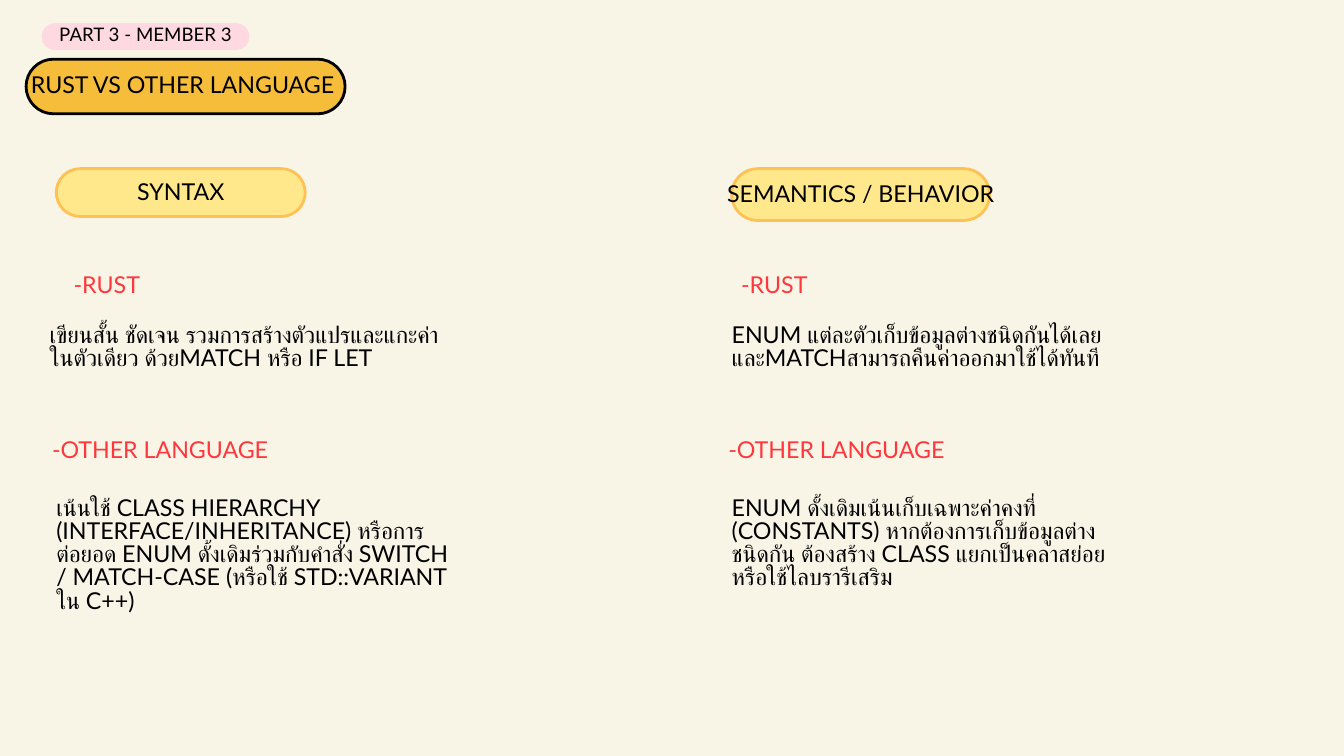
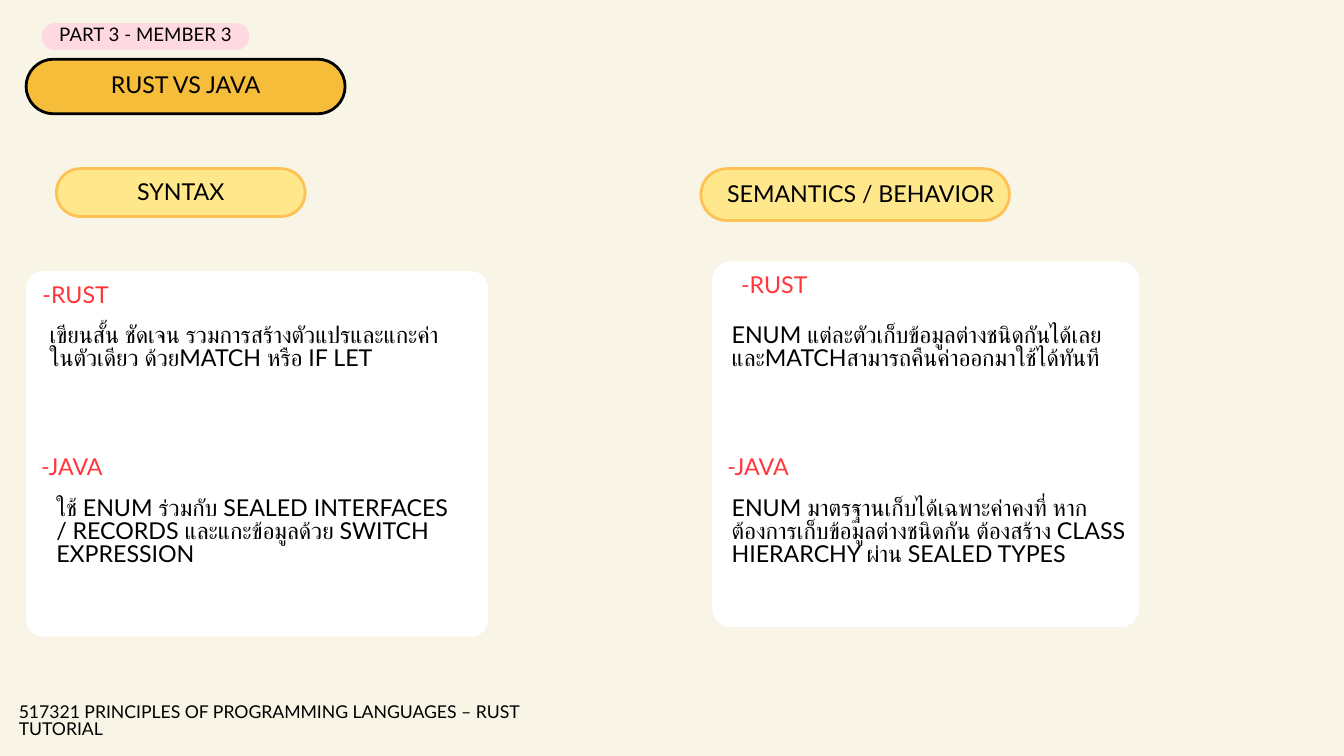
Before and after one commit to 670710143/rust-tutorial-2569, a slide deck: slide 32 of 09-enums-pattern-matching/Presentation/กลุ่มที่ 9 - Enums & Pattern Matching.pptx. Drawn at 1344x756 pixels with LibreOffice and Linux fonts; fonts in the diff are those of the drawing. Boxes give left, top, right and bottom in pixels: in the first picture for what was removed or moved away, otherwise in the second. Text is boxed around its words. In the diff, an @@ line names an element or a change of style, - is before the commit and + after.

```diff
--- a/09-enums-pattern-matching/Presentation/กลุ่มที่ 9 - Enums & Pattern Matching.pptx
+++ b/09-enums-pattern-matching/Presentation/กลุ่มที่ 9 - Enums & Pattern Matching.pptx
@@ text at (111, 76, 260, 94): text changed @@
-RUST VS OTHER LANGUAGE
+RUST VS JAVA
@@ freeform shape: place and size @@
-freeform shape at (732, 169, 990, 220)
+freeform shape at (701, 169, 1009, 220)
@@ freeform shape added at (712, 261, 1139, 627), fill #FFFFFF @@
@@ text "-RUST": place and size @@
-text "-RUST" at (74, 276, 140, 293)
+text "-RUST" at (42, 286, 108, 303)
@@ freeform shape added at (26, 271, 489, 636), fill #FFFFFF @@
@@ text removed at (52, 441, 268, 458) @@
--OTHER LANGUAGE
@@ text removed at (728, 441, 944, 458) @@
--OTHER LANGUAGE
@@ text added at (41, 458, 103, 475), 24.9 pt, text #FF363C @@
+-JAVA
@@ text added at (727, 458, 789, 475), 24.9 pt, text #FF363C @@
+-JAVA
@@ text removed at (56, 497, 448, 612) @@
-เน้นใช้ CLASS HIERARCHY (INTERFACE/INHERITANCE) หรือการต่อยอด ENUM ดั้งเดิมร่วมกับคำสั่ง SWITCH / MATCH-CASE (หรือใช้ STD::VARIANT ใน C++)
@@ text added at (56, 497, 448, 563), 24.9 pt, text #000000 @@
+ใช้ ENUM ร่วมกับ SEALED INTERFACES / RECORDS และแกะข้อมูลด้วย SWITCH EXPRESSION
@@ text at (732, 497, 1125, 563): text changed @@
-ENUM ดั้งเดิมเน้นเก็บเฉพาะค่าคงที่ (CONSTANTS) หากต้องการเก็บข้อมูลต่างชนิดกัน ต้องสร้าง CLASS แยกเป็นคลาสย่อย หรือใช้ไลบรารีเสริม
+ENUM มาตรฐานเก็บได้เฉพาะค่าคงที่ หากต้องการเก็บข้อมูลต่างชนิดกัน ต้องสร้าง CLASS HIERARCHY ผ่าน SEALED TYPES
@@ text added at (19, 705, 520, 735), 18.9 pt, text #000000 @@
+517321 PRINCIPLES OF PROGRAMMING LANGUAGES – RUST TUTORIAL
```
Also in this commit, not shown: 18 other slides changed, 4 slides added, 5 slides removed.
